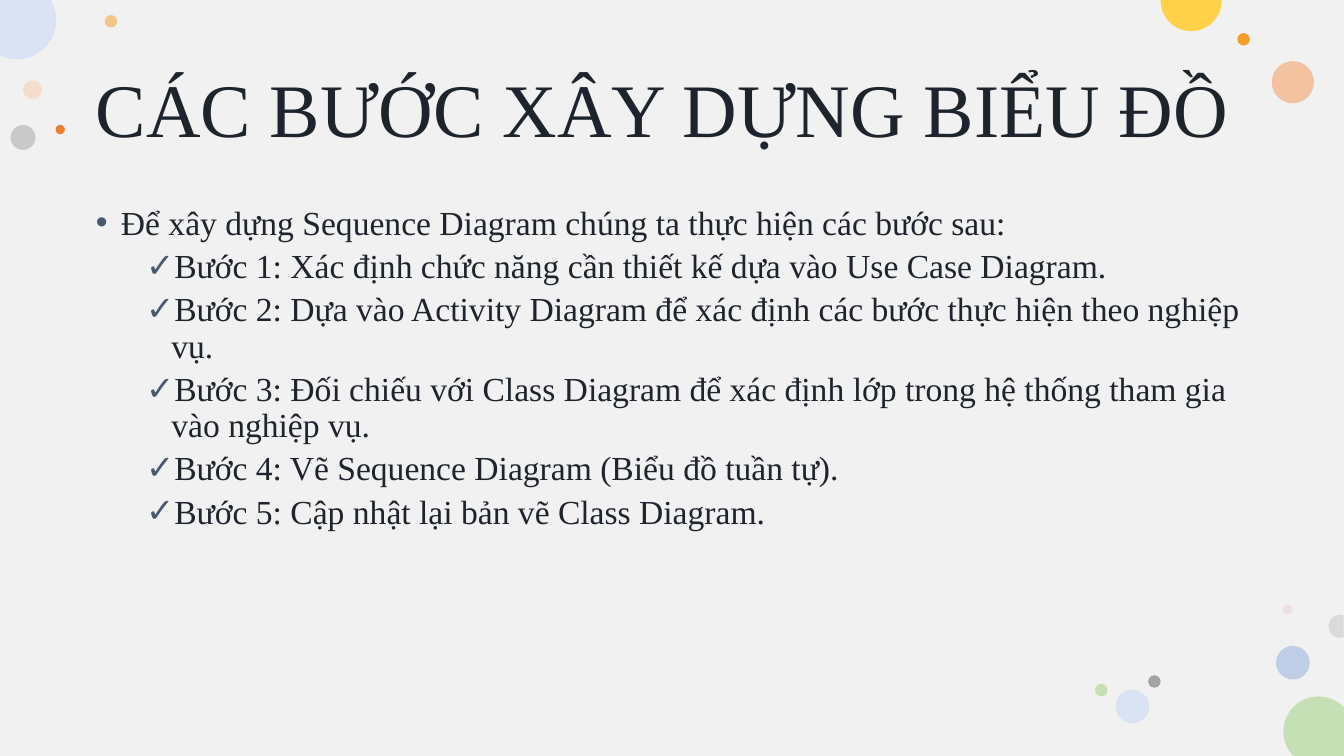
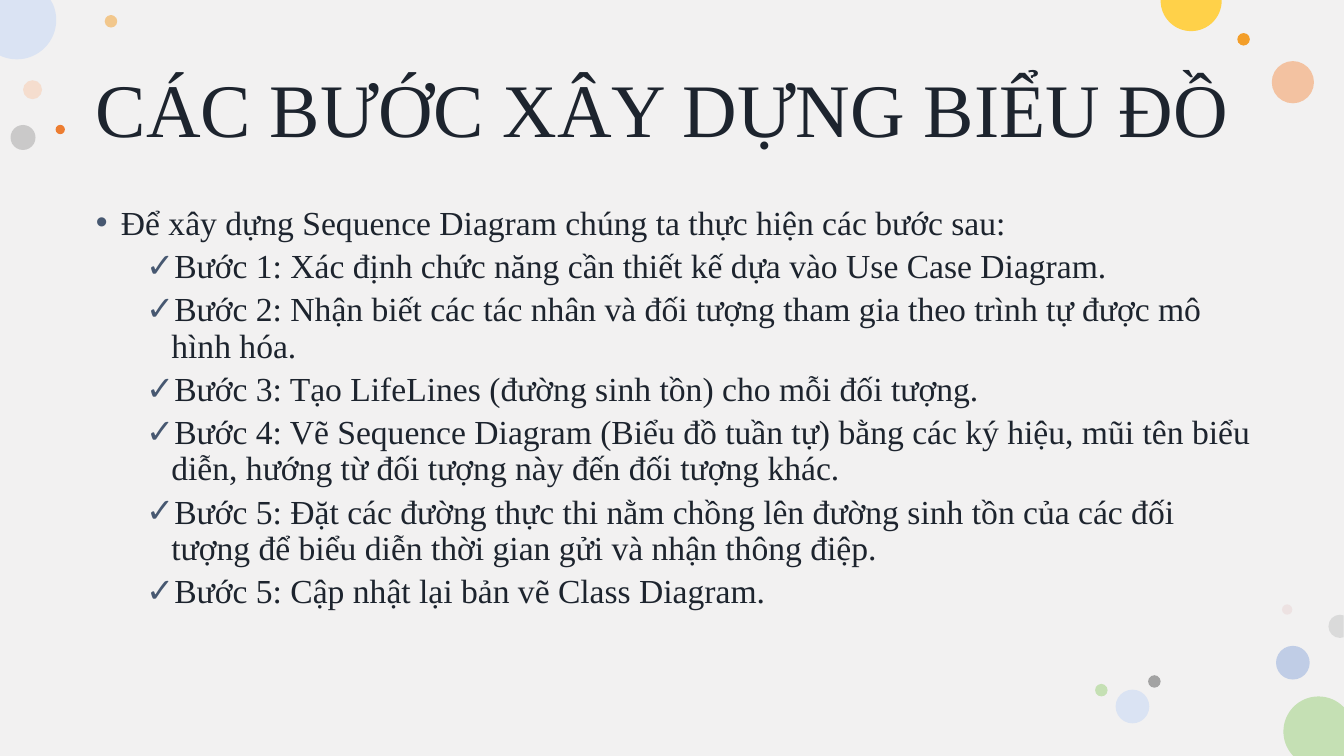
Before and after one commit to Dat0309/Cong-Nghe-Phan-Mem, a slide deck: slide 17 of Ctk43/BIỂU ĐỒ TUẦN TỰ.pptx (slide 18 before the commit). Drawn at 1344x756 pixels with LibreOffice and Linux fonts; fonts in the diff are those of the drawing. Boxes give left, top, right and bottom in pixels: in the first picture for what was removed or moved away, otherwise in the second. Text is boxed around its words. In the diff, an @@ line names an element or a change of style, - is before the commit and + after.

```diff
--- a/Ctk43/BIỂU ĐỒ TUẦN TỰ.pptx
+++ b/Ctk43/BIỂU ĐỒ TUẦN TỰ.pptx
@@ text at (x1=171, y1=296, x2=1250, y2=566): text changed @@
-  ✓ Bước 2: Dựa vào Activity Diagram để xác định các bước thực hiện theo nghiệp vụ.
-  ✓ Bước 3: Đối chiếu với Class Diagram để xác định lớp trong hệ thống tham gia vào nghiệp vụ.
-  ✓ Bước 4: Vẽ Sequence Diagram (Biểu đồ tuần tự).
+  ✓ Bước 2: Nhận biết các tác nhân và đối tượng tham gia theo trình tự được mô hình hóa.
+  ✓ Bước 3: Tạo LifeLines (đường sinh tồn) cho mỗi đối tượng.
+  ✓ Bước 4: Vẽ Sequence Diagram (Biểu đồ tuần tự) bằng các ký hiệu, mũi tên biểu diễn, hướng từ đối tượng này đến đối tượng khác.
+  ✓ Bước 5: Đặt các đường thực thi nằm chồng lên đường sinh tồn của các đối tượng để biểu diễn thời gian gửi và nhận thông điệp.
```
Also in this commit, not shown: 2 other slides changed, 1 slide added, 1 slide removed, 6 other files.
